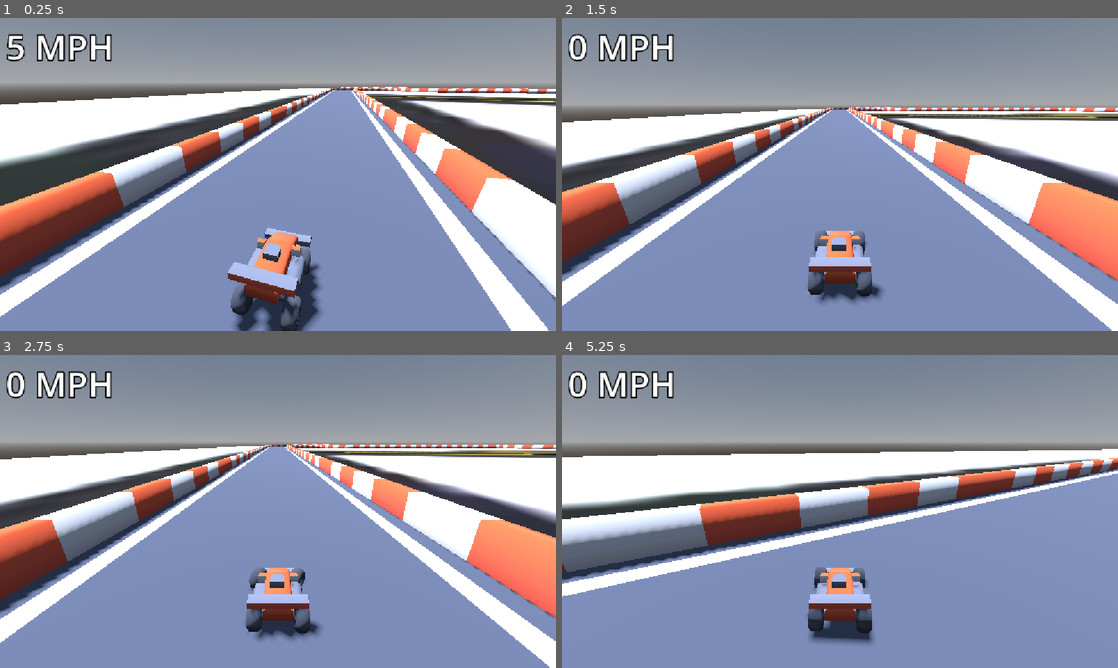
Above: before the commit, frames 1-4 (two rows, left to right).
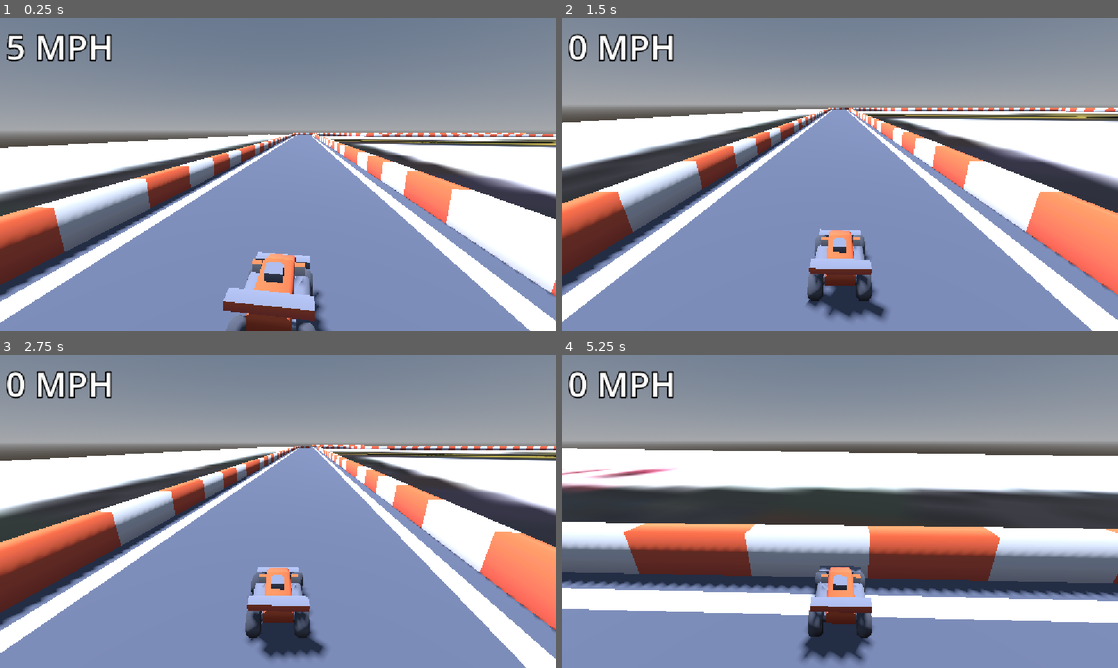
Above: after the commit, the same moments.

Repository: tomTTFB/GodotGame
Game: Godot game, scene res://game.tscn
Same seed, same stepped clock (60 frames per second), same inputs: the game is played once before the commit and once after it.
Inputs (mouse positions are in pixels of both pictures, inside the frame that each line leads up to):
- Up to frame 1 (0.25 s): no input
- Up to frame 2 (1.5 s): tap Enter at 0.5 s; move the mouse to (962, 158) at 0.52 s; hold Right (ui_right) 0.53-1.28 s; tap Alt at 0.6 s; click (962, 158) at 0.67 s; move the mouse to (728, 190) at 1.27 s; hold Space (brake) from 1.28 s (still down); tap Shift at 1.35 s
- Up to frame 3 (2.75 s): move the mouse to (333, 442) at 2.02 s; release Space (brake) at 2.03 s; hold Right (ui_right) from 2.03 s (still down); tap Alt at 2.1 s
- Up to frame 4 (5.25 s): move the mouse to (812, 574) at 2.77 s; release Right (ui_right) at 2.78 s; hold Up (ui_up) 2.78-3.53 s; tap Shift at 2.85, 4.35 s; click (812, 574) at 2.92 s; move the mouse to (1006, 558) at 3.52 s; hold Left (ui_left) 3.53-5.03 s; tap Alt at 3.6, 5.1 s; move the mouse to (673, 464) at 4.27 s; move the mouse to (867, 511) at 5.02 s; hold Space (brake) from 5.03 s (still down); click (867, 511) at 5.17 s

The runs differ from the first frame. In frame 1, 54% of the frame differs, in the area x 0-100%, y 8-100%; in frame 2, 16%; in frame 3, 22%; in frame 4, 42%.

Commit message:
fixed car collison because the bottom was scraping across the floor

Diff:
--- a/game.tscn
+++ b/game.tscn
@@ -7,6 +7,8 @@
 [ext_resource type="PackedScene" uid="uid://b8njbddv3h0as" path="res://Track.gltf" id="5_7jktm"]
 [ext_resource type="Script" uid="uid://dstwk7sbuydyt" path="res://track.gd" id="6_ryrav"]
 
+[sub_resource type="PhysicsMaterial" id="PhysicsMaterial_ryrav"]
+
 [sub_resource type="StandardMaterial3D" id="StandardMaterial3D_b2ljd"]
 resource_name = "colormap"
 vertex_color_use_as_albedo = true
@@ -208,10 +210,14 @@
 
 [node name="Car" type="VehicleBody3D" parent="." unique_id=1410756196]
 transform = Transform3D(-0.00081162044, 0, -0.99999964, 0, 1, 0, 0.99999964, 0, -0.00081162044, 0, 0, 0)
+physics_material_override = SubResource("PhysicsMaterial_ryrav")
 center_of_mass_mode = 1
+center_of_mass = Vector3(0, 0, 0.08)
 script = ExtResource("1_e2o6t")
-max_engine_force = 270.0
+max_engine_force = 80.0
 top_speed = 50.0
+max_steer = 0.3
+steer_in_speed = 1.8
 downforce = 0.15
 
 [node name="vehicle-speedster" type="Node3D" parent="Car" unique_id=25386688]
@@ -220,47 +226,63 @@
 mesh = SubResource("ArrayMesh_feb5d")
 
 [node name="CollisionShape3D3" type="CollisionShape3D" parent="Car" unique_id=1667856062]
+transform = Transform3D(1.0000011, 0, 0, 0, 1, 0, 0, 0, 1.0000011, 0, 0.0002611056, 0)
 shape = SubResource("ConvexPolygonShape3D_fc0e3")
 
 [node name="WheelFL" type="VehicleWheel3D" parent="Car" unique_id=1361755316]
-transform = Transform3D(1, 0, 0, 0, 1, 0, 0, 0, 1, -0.2160155, 0.12936686, -0.19407694)
+transform = Transform3D(1, 0, 0, 0, 1, 0, 0, 0, 1, -0.216, 0.128, -0.194)
 use_as_steering = true
-wheel_radius = 0.14
+wheel_radius = 0.16
 wheel_friction_slip = 5.25
-suspension_stiffness = 7.0
+suspension_stiffness = 30.0
+damping_compression = 3.5
+damping_relaxation = 5.5
 
 [node name="wheel-fl" type="MeshInstance3D" parent="Car/WheelFL" unique_id=1351487559]
 mesh = SubResource("ArrayMesh_03yjc")
 
 [node name="WheelFR" type="VehicleWheel3D" parent="Car" unique_id=423882273]
-transform = Transform3D(1, 0, 0, 0, 1, 0, 0, 0, 1, 0.21275687, 0.1348817, -0.18914787)
+transform = Transform3D(1, 0, 0, 0, 1, 0, 0, 0, 1, 0.21, 0.128, -0.199)
 use_as_steering = true
-wheel_radius = 0.13
+wheel_radius = 0.16
 wheel_friction_slip = 5.25
-suspension_stiffness = 7.0
+suspension_stiffness = 30.0
+damping_compression = 3.5
+damping_relaxation = 5.5
 
 [node name="wheel-fr" type="MeshInstance3D" parent="Car/WheelFR" unique_id=266917027]
 mesh = SubResource("ArrayMesh_wub83")
 
 [node name="WheelBL" type="VehicleWheel3D" parent="Car" unique_id=1577158147]
-transform = Transform3D(1, 0, 0, 0, 1, 0, 0, 0, 1, -0.20857622, 0.12460452, 0.32352382)
+transform = Transform3D(1, 0, 0, 0, 1, 0, 0, 0, 1, -0.219, 0.128, 0.32)
 use_as_traction = true
-wheel_radius = 0.13
+wheel_radius = 0.16
 wheel_friction_slip = 5.25
-suspension_stiffness = 7.0
+suspension_stiffness = 30.0
+damping_compression = 3.5
+damping_relaxation = 5.5
 
 [node name="wheel-bl" type="MeshInstance3D" parent="Car/WheelBL" unique_id=220341877]
 mesh = SubResource("ArrayMesh_yfqhi")
 
 [node name="WheelBR" type="VehicleWheel3D" parent="Car" unique_id=219665541]
-transform = Transform3D(1, 0, 0, 0, 1, 0, 0, 0, 1, 0.21006283, 0.12813382, 0.3356011)
+transform = Transform3D(1, 0, 0, 0, 1, 0, 0, 0, 1, 0.21, 0.128, 0.32)
 use_as_traction = true
-wheel_radius = 0.13
+wheel_radius = 0.16
 wheel_friction_slip = 5.25
-suspension_stiffness = 7.0
+suspension_stiffness = 30.0
+damping_compression = 3.5
+damping_relaxation = 5.5
 
 [node name="wheel-br" type="MeshInstance3D" parent="Car/WheelBR" unique_id=2144512115]
 mesh = SubResource("ArrayMesh_dj6la")
+
+[node name="Camera3D" type="Camera3D" parent="Car" unique_id=1396326392 node_paths=PackedStringArray("target")]
+transform = Transform3D(-0.00081162056, -0.33650795, 0.9416804, 0, 0.9416806, 0.33650804, -0.99999976, 0.00027311684, -0.00076428737, 0.72799736, 0.29312444, -0.00059085776)
+script = ExtResource("4_fc0e3")
+target = NodePath("..")
+distance = 1.75
+height = 1.6
 
 [node name="CanvasGroup" type="CanvasGroup" parent="." unique_id=1109121845]
 
@@ -277,13 +299,6 @@
 [node name="WorldEnvironment" type="WorldEnvironment" parent="." unique_id=389684952]
 environment = SubResource("Environment_gb0x2")
 
-[node name="Camera3D" type="Camera3D" parent="." unique_id=1396326392 node_paths=PackedStringArray("target")]
-transform = Transform3D(1, 0, 0, 0, 0.9416806, 0.33650804, 0, -0.33650804, 0.9416806, 0, 0.98176605, 1.7376385)
-script = ExtResource("4_fc0e3")
-target = NodePath("../Car")
-distance = 1.75
-height = 1.6
-
 [node name="StaticBody3D" parent="." unique_id=209828095 instance=ExtResource("5_7jktm")]
 transform = Transform3D(1, 0, 0, 0, 1, 0, 0, 0, 1, 22.395079, -2.3105679, 42.60811)
 script = ExtResource("6_ryrav")
Binary file added: logo.png
Not shown, added: logo.png.import
Empty file added: scripts/car.gd
Not shown, removed: scripts/car.gd.uid
